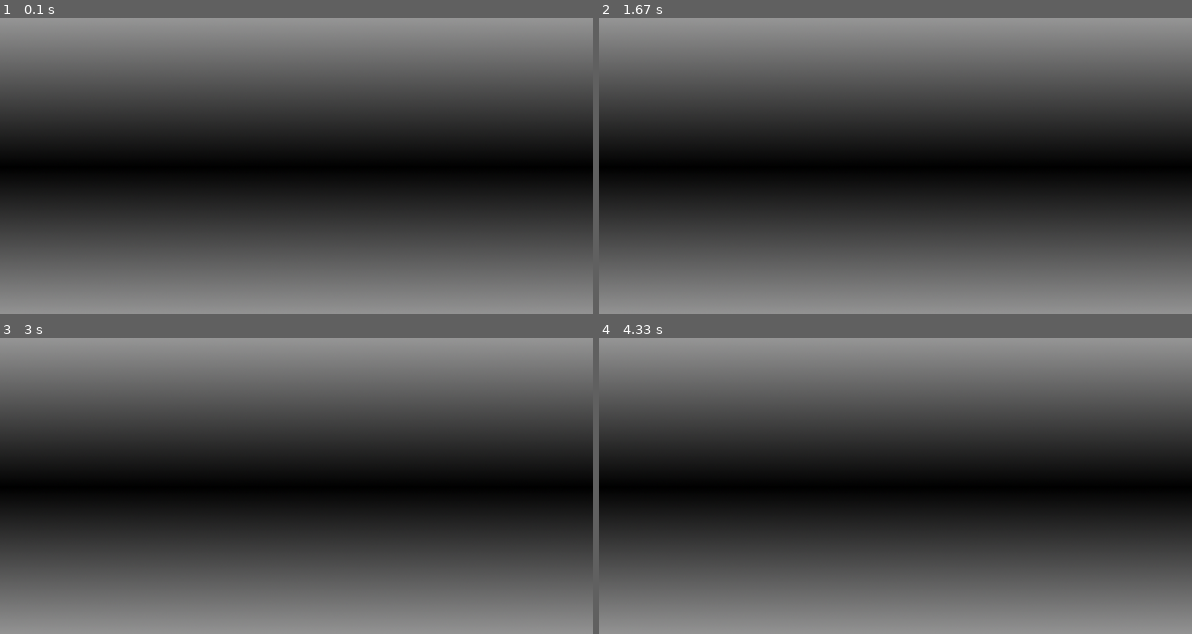
Above: before the commit, frames 1-4 (two rows, left to right).
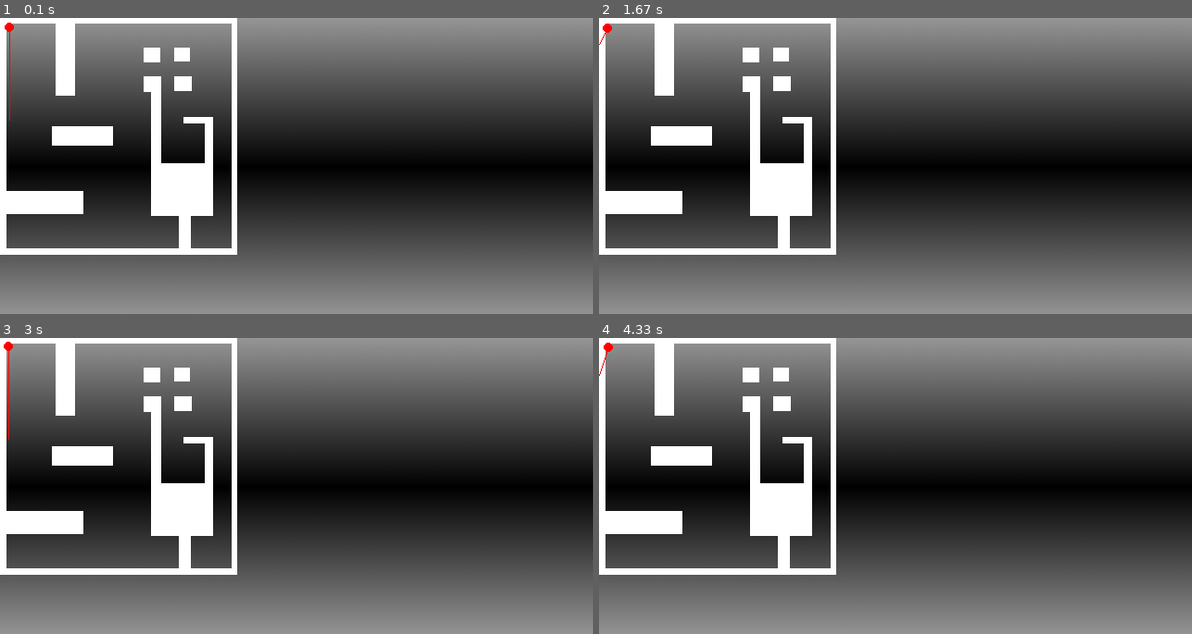
Above: after the commit, the same moments.

Repository: natyavidhan/pygame-raycaster-thingy
Game: pygame game, started from main.py
The game is run twice, just before and just after one commit, with the same random seed, the same clock (stepped at 60 frames per second) and the same inputs.
Inputs:
- Up to frame 1 (0.1 s): no input
- Up to frame 2 (1.67 s): hold D 0.33-0.8 s; hold W 0.83-1.13 s; hold D 1.17-1.63 s
- Up to frame 3 (3 s): hold A 1.67-2.2 s; hold S 2.23-2.53 s; hold A 2.57-2.97 s
- Up to frame 4 (4.33 s): hold W 3-3.37 s; hold D 3.4-4.03 s; hold S from 4.07 s (still down)

The runs differ from the first frame. In frame 1, 9.1% of the frame differs, in the area x 0-40%, y 0-80%; in frame 2, 9.1%; in frame 3, 9.1%; in frame 4, 9.1%.

Commit message:
player movement

Diff:
--- a/main.py
+++ b/main.py
@@ -1,11 +1,24 @@
 from raycaster import Raycaster
 import pygame
+import math
+
+class Player:
+    def __init__(self, pos, angle, speed):
+        self.pos = pos
+        self.angle = angle
+        self.speed = speed
+
+    def move(self, dist):
+        self.pos[0] += math.sin(math.radians(self.angle)) * dist
+        self.pos[1] += math.cos(math.radians(self.angle)) * dist
 
 class Game:
     def __init__(self):
-        self.raycaster = Raycaster((640, 320), (0, 0), fov=90)
+        self.player = Player([10, 10], 0, 0.1)
+        self.raycaster = Raycaster((640, 320), self.player, fov=90)
         self.raycaster.load_map("./assets/map.png")
         self.running = True
+
 
     def run(self):
         while self.running:
@@ -13,7 +26,18 @@
                 if event.type == pygame.QUIT:
                     self.running = False
 
+            keys = pygame.key.get_pressed()
+            if keys[pygame.K_w]:
+                self.player.move(self.player.speed)
+            if keys[pygame.K_s]:
+                self.player.move(-self.player.speed)
+            if keys[pygame.K_a]:
+                self.player.angle += 0.5
+            if keys[pygame.K_d]:
+                self.player.angle -= 0.5
+
             self.raycaster.update()
+            pygame.display.update()
 
 if __name__ == "__main__":
     game = Game()
--- a/raycaster.py
+++ b/raycaster.py
@@ -1,4 +1,4 @@
-import pygame
+import pygame, math
 from PIL import Image
 
 class Raycaster:
@@ -7,13 +7,19 @@
         self.background = pygame.image.load(background)
         self.background = pygame.transform.scale(self.background, size)
         self.map = []
+        self.map_img = None
+        self.player = player
 
     def load_map(self, map_file):
         img = Image.open(map_file)
         img = img.convert("RGBA")
         self.map = list(img.getdata())
-        print(self.map)
+        self.map_img = pygame.image.load(map_file)
 
     def update(self):
         self.screen.blit(self.background, (0, 0))
-        pygame.display.update()
+        if self.map_img:
+            self.screen.blit(self.map_img, (0, 0))
+        pygame.draw.circle(self.screen, (255, 0, 0), self.player.pos, 5)
+        # draw a line facing the player
+        pygame.draw.line(self.screen, (255, 0, 0), self.player.pos, (self.player.pos[0] + 100 * math.sin(math.radians(self.player.angle)), self.player.pos[1] + 100 * math.cos(math.radians(self.player.angle))))
